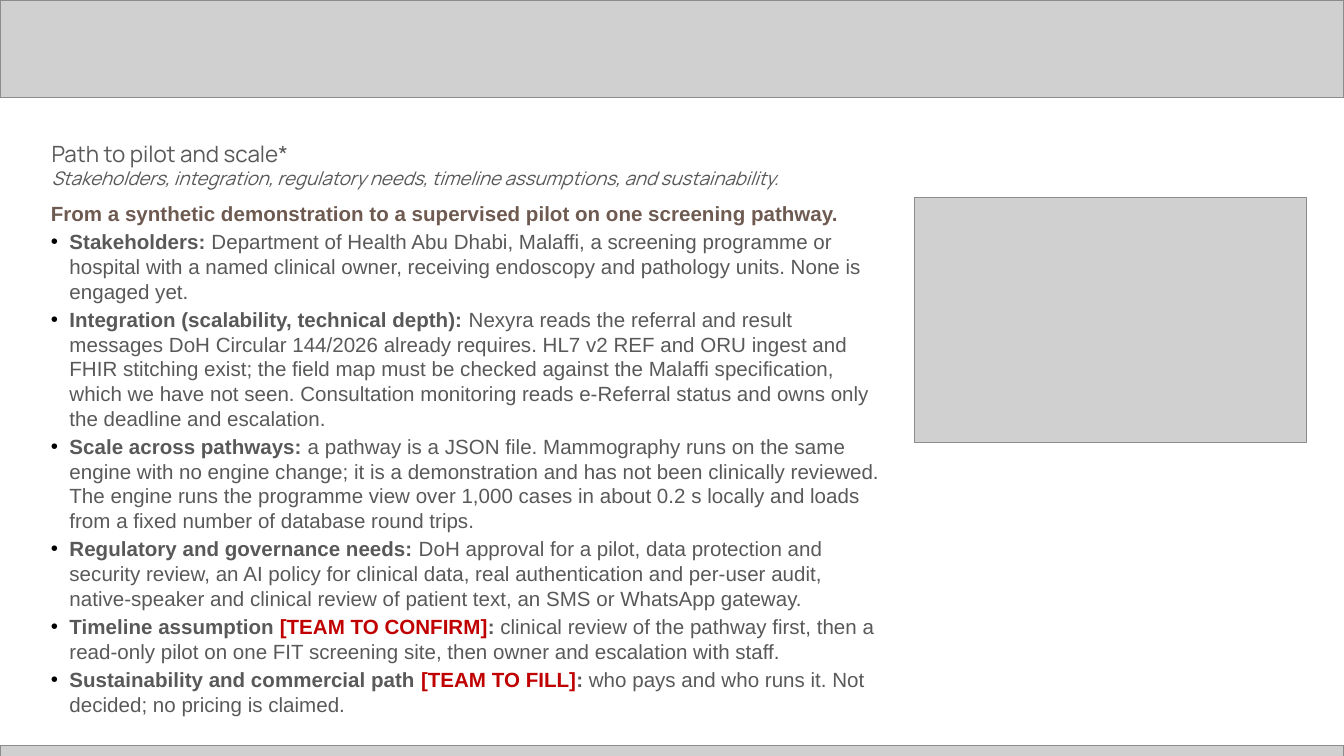
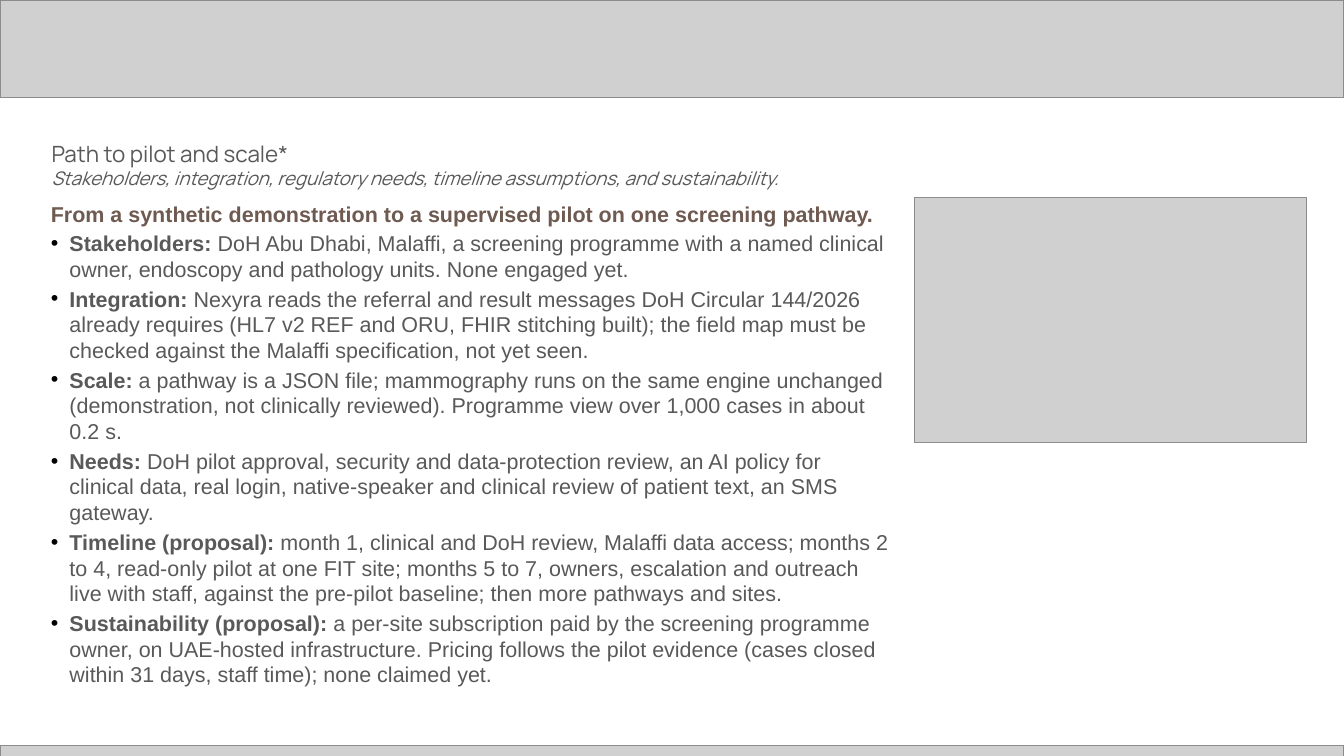
Before and after one commit to alfianhid/nexyra, a slide deck: slide 12 of docs/deck/Nexyra-C05-submission.pptx. Drawn at 1344x756 pixels with LibreOffice and Linux fonts; fonts in the diff are those of the drawing; grey boxes stand for pictures. Boxes give left, top, right and bottom in pixels: in the first picture for what was removed or moved away, otherwise in the second. Text is boxed around its words. In the diff, an @@ line names an element or a change of style, - is before the commit and + after.

```diff
--- a/docs/deck/Nexyra-C05-submission.pptx
+++ b/docs/deck/Nexyra-C05-submission.pptx
@@ text at (51,206,873,227): size 11 to 11.5 pt in "From a synthetic demonstration to a supervised ..." @@
@@ text at (69,235,888,687): text changed; size 11 to 11.5 pt @@
-• Stakeholders: Department of Health Abu Dhabi, Malaffi, a screening programme or hospital with a named clinical owner, receiving endoscopy and pathology units. None is engaged yet.
-• Integration (scalability, technical depth): Nexyra reads the referral and result messages DoH Circular 144/2026 already requires. HL7 v2 REF and ORU ingest and FHIR stitching exist; the field map must be checked against the Malaffi specification, which we have not seen. Consultation monitoring reads e-Referral status and owns only the deadline and escalation.
-• Scale across pathways: a pathway is a JSON file. Mammography runs on the same engine with no engine change; it is a demonstration and has not been clinically reviewed. The engine runs the programme view over 1,000 cases in about 0.2 s locally and loads from a fixed number of database round trips.
-• Regulatory and governance needs: DoH approval for a pilot, data protection and security review, an AI policy for clinical data, real authentication and per-user audit, native-speaker and clinical review of patient text, an SMS or WhatsApp gateway.
-• Timeline assumption [TEAM TO CONFIRM]: clinical review of the pathway first, then a read-only pilot on one FIT screening site, then owner and escalation with staff.
-• Sustainability and commercial path [TEAM TO FILL]: who pays and who runs it. Not decided; no pricing is claimed.
+• Stakeholders: DoH Abu Dhabi, Malaffi, a screening programme with a named clinical owner, endoscopy and pathology units. None engaged yet.
+• Integration: Nexyra reads the referral and result messages DoH Circular 144/2026 already requires (HL7 v2 REF and ORU, FHIR stitching built); the field map must be checked against the Malaffi specification, not yet seen.
+• Scale: a pathway is a JSON file; mammography runs on the same engine unchanged (demonstration, not clinically reviewed). Programme view over 1,000 cases in about 0.2 s.
+• Needs: DoH pilot approval, security and data-protection review, an AI policy for clinical data, real login, native-speaker and clinical review of patient text, an SMS gateway.
+• Timeline (proposal): month 1, clinical and DoH review, Malaffi data access; months 2 to 4, read-only pilot at one FIT site; months 5 to 7, owners, escalation and outreach live with staff, against the pre-pilot baseline; then more pathways and sites.
+• Sustainability (proposal): a per-site subscription paid by the screening programme owner, on UAE-hosted infrastructure. Pricing follows the pilot evidence (cases closed within 31 days, staff time); none claimed yet.
```
Also in this commit, not shown: 9 other slides changed, 18 other files.
